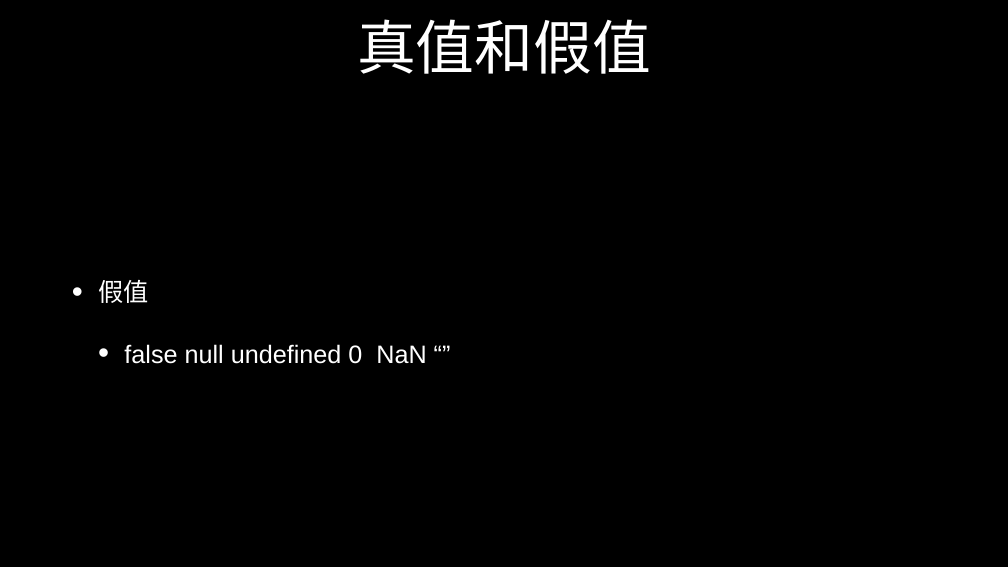
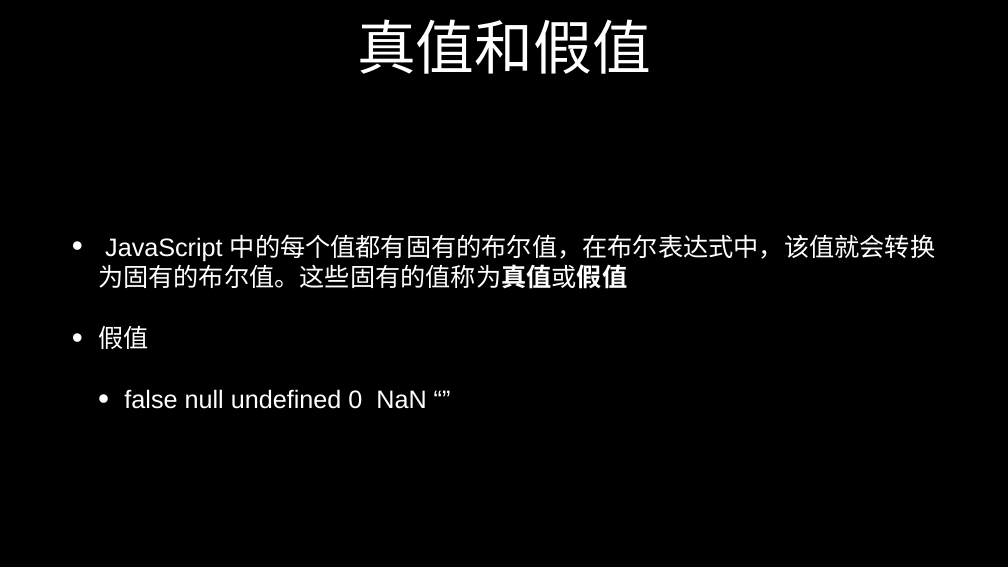
Before and after one commit to zmclass/web-study, a slide deck: slide 39 of 2019-10-28/ppt/javascript.pptx (slide 38 before the commit). Drawn at 1008x567 pixels with LibreOffice and Linux fonts; fonts in the diff are those of the drawing. Boxes give left, top, right and bottom in pixels: in the first picture for what was removed or moved away, otherwise in the second. Text is boxed around its words. In the diff, an @@ line names an element or a change of style, - is before the commit and + after.

```diff
--- a/2019-10-28/ppt/javascript.pptx
+++ b/2019-10-28/ppt/javascript.pptx
@@ text at box(98, 234, 935, 289): paragraph added @@
+• JavaScript 中的每个值都有固有的布尔值，在布尔表达式中，该值就会转换为固有的布尔值。这些固有的值称为真值或假值
```
Also in this commit, not shown: 5 other slides changed, 1 slide added, 10 other files.
